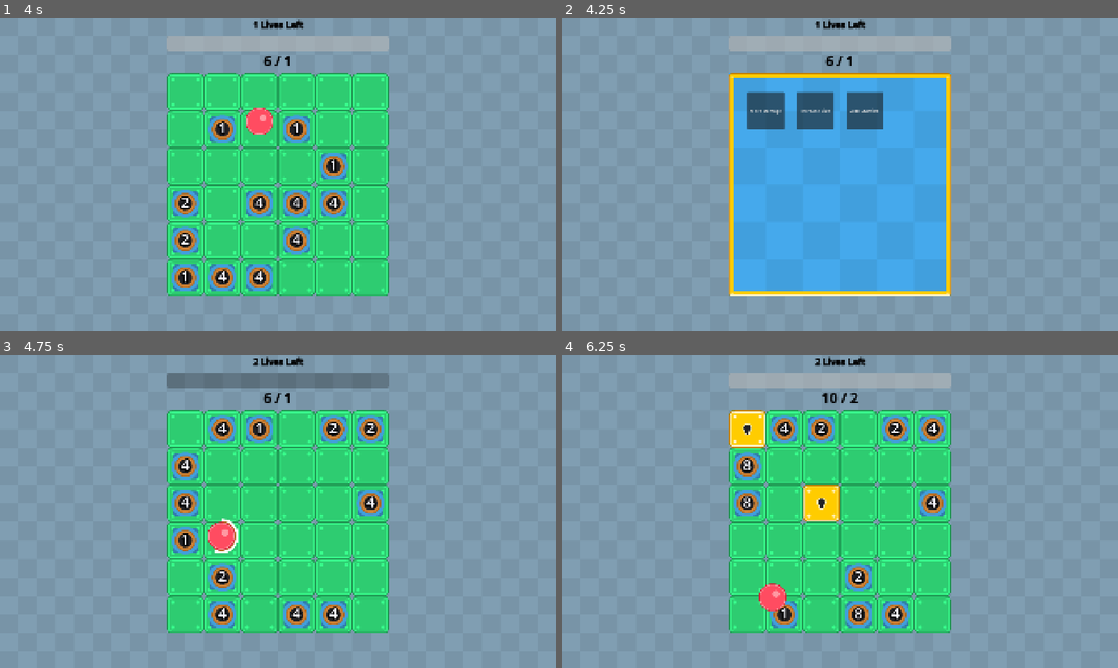
Above: before the commit, frames 1-4 (two rows, left to right).
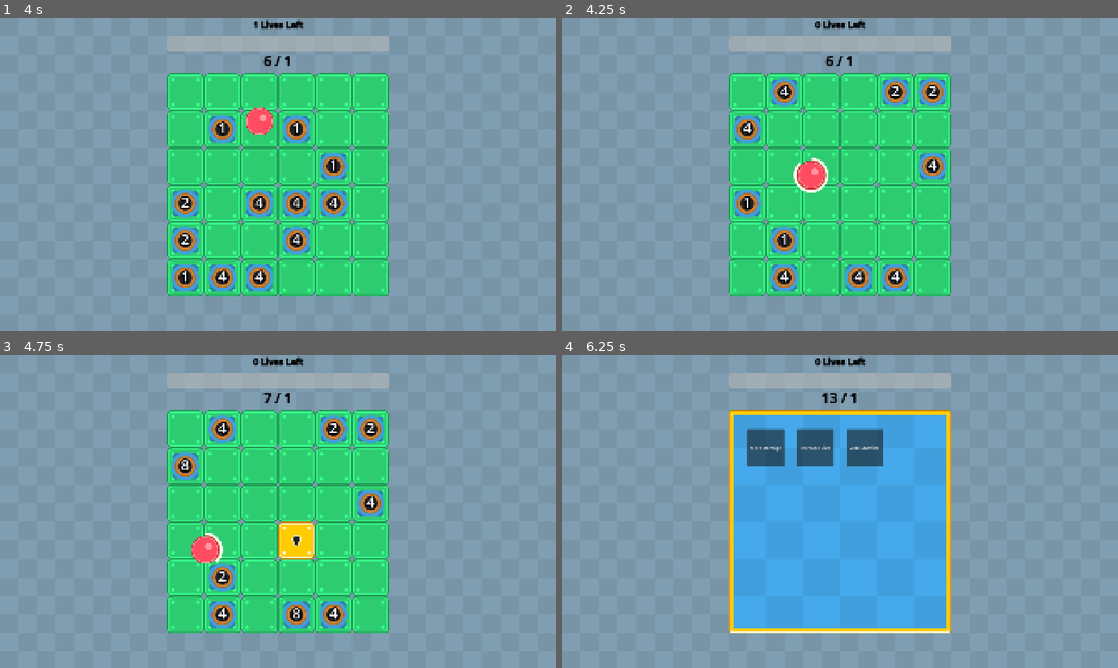
Above: after the commit, the same moments.

Repository: wanamelon/prototype_monorepo
Game: Godot game, scene res://source/bounce_main.tscn
The game is run twice, just before and just after one commit, with the same random seed, the same clock (stepped at 60 frames per second) and the same inputs.
Inputs (mouse positions are in pixels of both pictures, inside the frame that each line leads up to):
- Up to frame 1 (4 s): tap Enter at 2 s
- Up to frame 2 (4.25 s): no input
- Up to frame 3 (4.75 s): click (205, 448) at 4.25 s, where only the run before the commit has a clickable "More Damage"
- Up to frame 4 (6.25 s): no input

Frame 1 is identical in both runs. In frame 2, 27% of the frame differs, in the area x 30-70%, y 1-89%; in frame 3, 4.8%; in frame 4, 27%.

Commit message:
Fix off by 1 error with lives per round

Diff:
--- a/roller/source/bounce_main.gd
+++ b/roller/source/bounce_main.gd
@@ -13,7 +13,6 @@
 	round_setup()
 
 func _on_player_finish(points: int):
-	_lives_remaining -= 1
 	if _lives_remaining <= 0:
 		print("Ended with points: ", _current_score)
 		if _current_score >= points_quota:
@@ -25,6 +24,7 @@
 			print("You lost: BYE BYE SUCKER, BOZO, DINGUS!")
 			get_tree().quit()
 	else:
+		_lives_remaining -= 1
 		stage_setup()
 
 func stage_setup():
